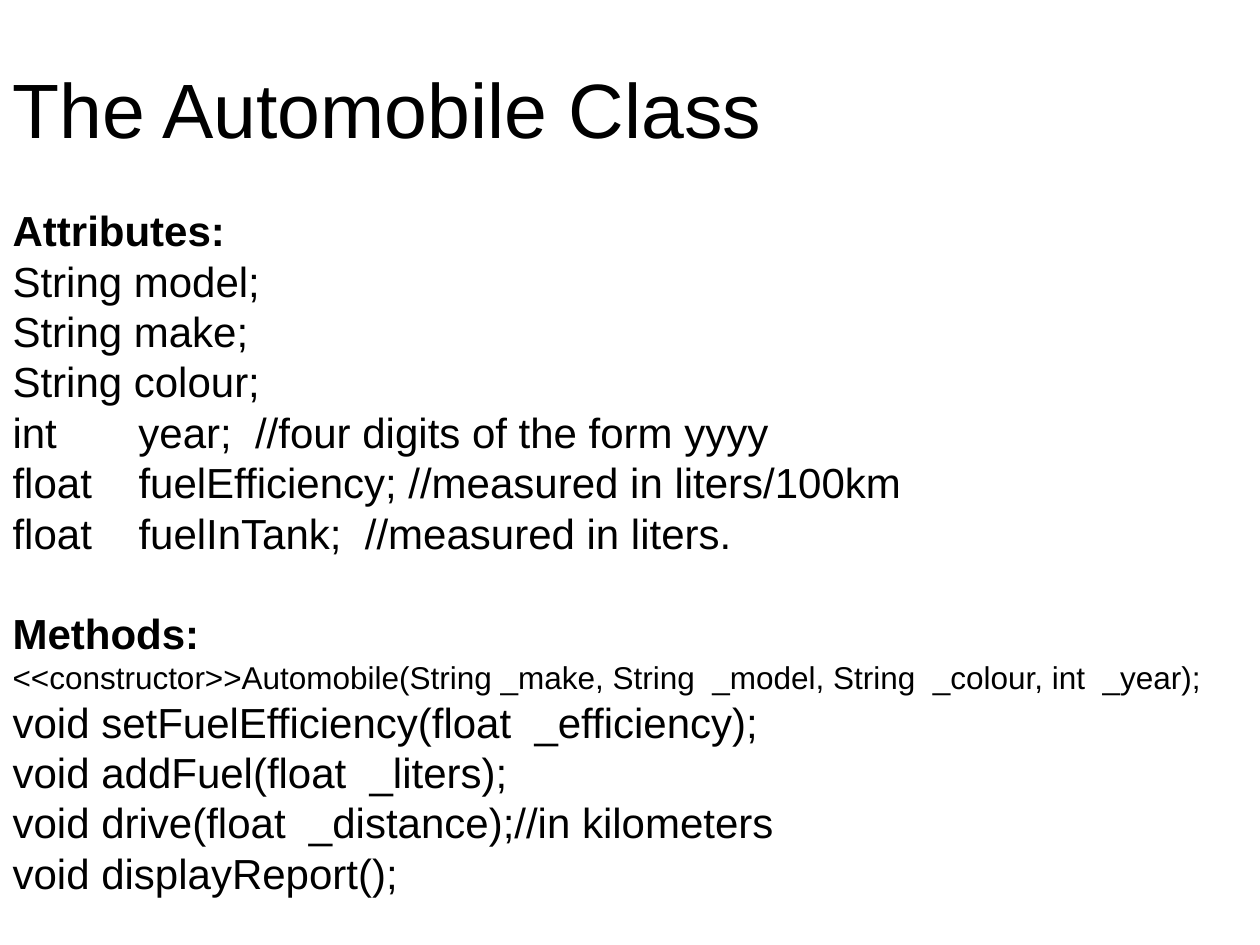
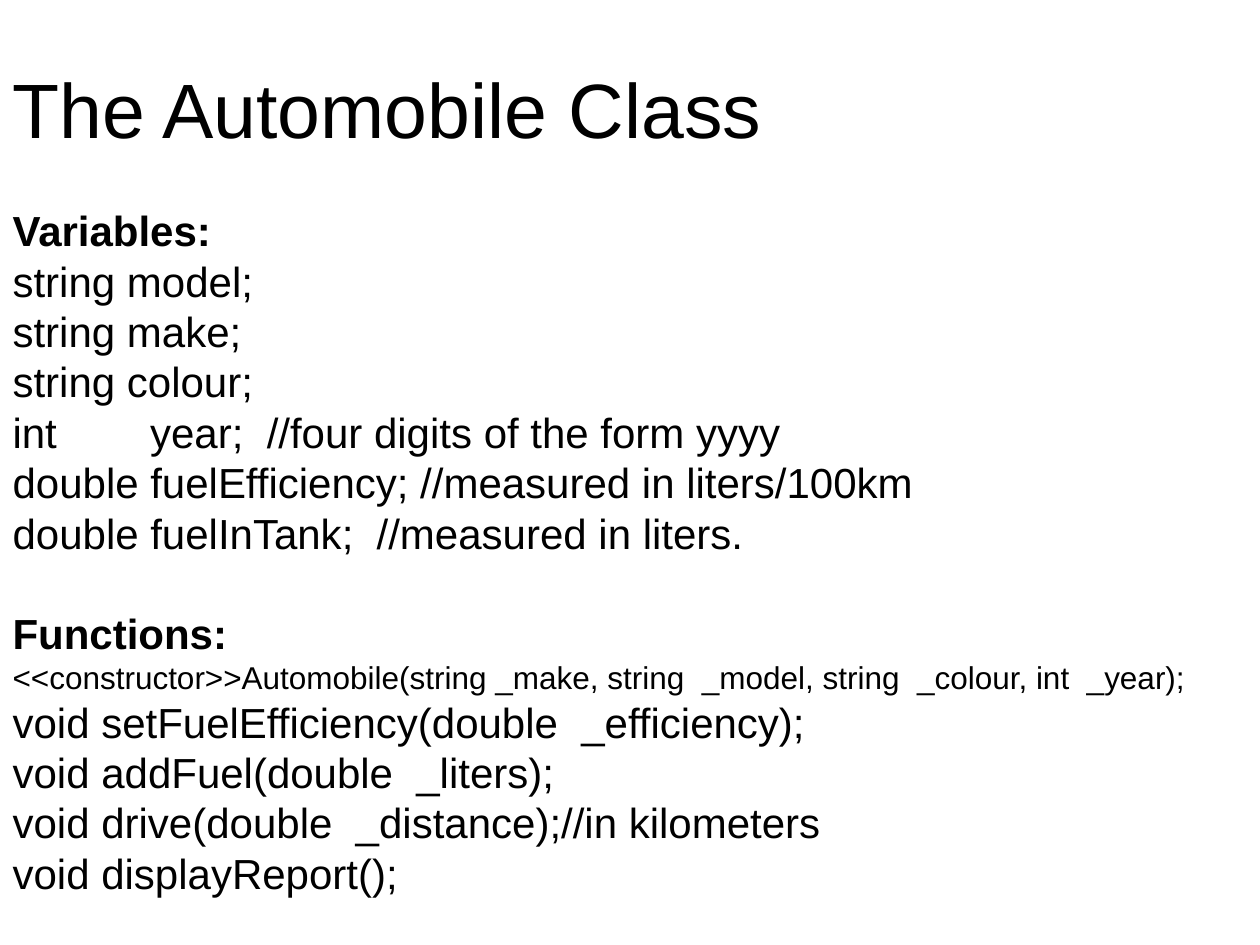
Before and after one commit to MWATLER/MWATLER.github.io, a slide deck: slide 8 of btp200/Week1/TravelSimulator/ObjectOrientedProgramming.ppt. Drawn at 1260x945 pixels with LibreOffice and Linux fonts; fonts in the diff are those of the drawing. Boxes give left, top, right and bottom in pixels: in the first picture for what was removed or moved away, otherwise in the second. Text is boxed around its words. In the diff, an @@ line names an element or a change of style, - is before the commit and + after.

```diff
--- a/btp200/Week1/TravelSimulator/ObjectOrientedProgramming.ppt
+++ b/btp200/Week1/TravelSimulator/ObjectOrientedProgramming.ppt
@@ title at (13,82,1185,897): text changed @@
-The Automobile Class
-Attributes:
-String model;
-String make;
-String colour;
-int year; //four digits of the form yyyy
-float fuelEfficiency; //measured in liters/100km
-float fuelInTank; //measured in liters.
-Methods:
-<<constructor>>Automobile(String _make, String _model, String _colour, int _year);
-void setFuelEfficiency(float _efficiency);
-void addFuel(float _liters);
-void drive(float _distance);//in kilometers
-void displayReport();
+The Automobile Class
+Variables:
+string model;
+string make;
+string colour;
+int year; //four digits of the form yyyy
+double fuelEfficiency; //measured in liters/100km
+double fuelInTank; //measured in liters.
+Functions:
+<<constructor>>Automobile(string _make, string _model, string _colour, int _year);
+void setFuelEfficiency(double _efficiency);
+void addFuel(double _liters);
+void drive(double _distance);//in kilometers
+void displayReport();
```
Also in this commit, not shown: 6 other slides changed.
